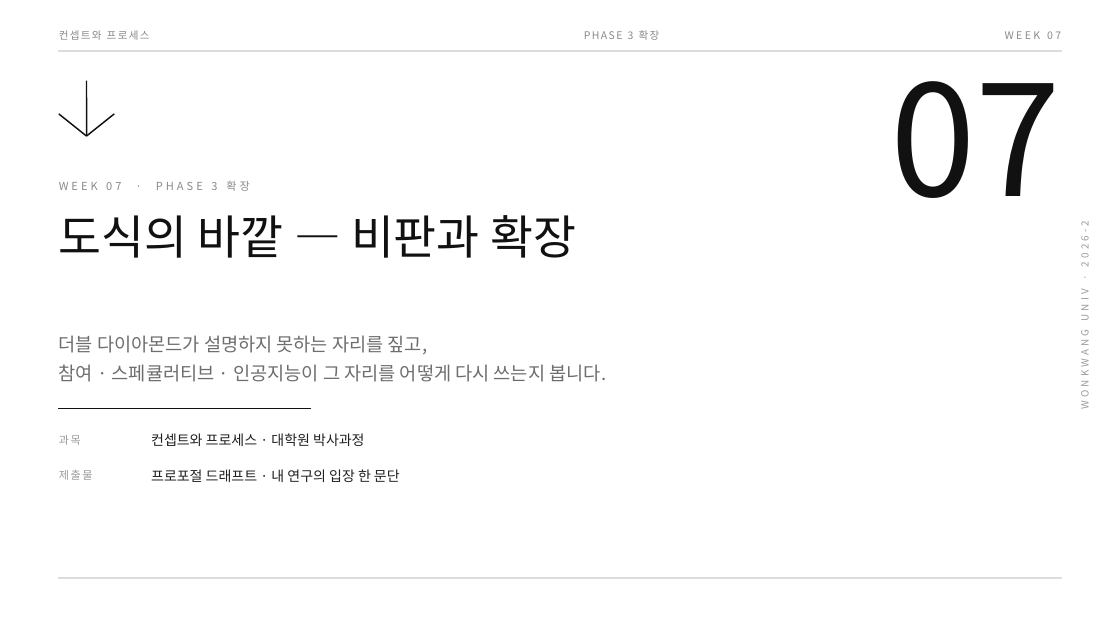
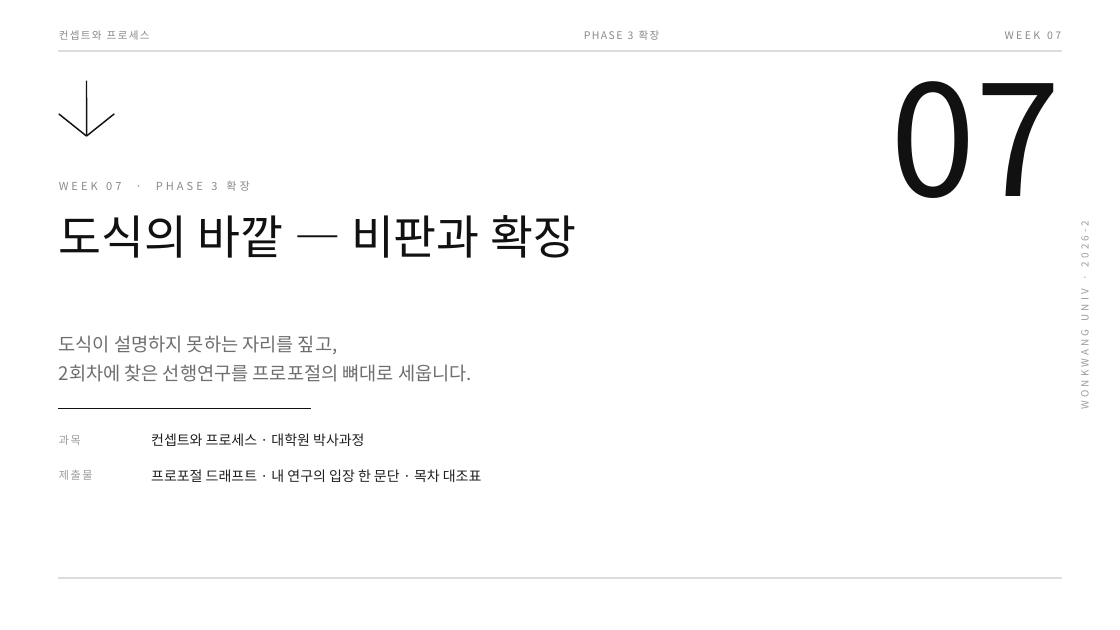
Before and after one commit to design-eng/MIN.D, a slide deck: slide 1 of dist/weeks-대학원/컨셉트와프로세스_07주차_확장과비판.pptx. Drawn at 1120x630 pixels with LibreOffice and Linux fonts; fonts in the diff are those of the drawing. Boxes give left, top, right and bottom in pixels: in the first picture for what was removed or moved away, otherwise in the second. Text is boxed around its words. In the diff, an @@ line names an element or a change of style, - is before the commit and + after.

```diff
--- a/dist/weeks-대학원/컨셉트와프로세스_07주차_확장과비판.pptx
+++ b/dist/weeks-대학원/컨셉트와프로세스_07주차_확장과비판.pptx
@@ text at [59,335,472,382]: text changed @@
-더블 다이아몬드가 설명하지 못하는 자리를 짚고,
-참여 · 스페큘러티브 · 인공지능이 그 자리를 어떻게 다시 쓰는지 봅니다.
+도식이 설명하지 못하는 자리를 짚고,
+2회차에 찾은 선행연구를 프로포절의 뼈대로 세웁니다.
@@ text at [151,469,482,482]: text changed @@
-프로포절 드래프트 · 내 연구의 입장 한 문단
+프로포절 드래프트 · 내 연구의 입장 한 문단 · 목차 대조표
```
Also in this commit, not shown: 4 other slides changed, 3 slides added, 9 other files.
